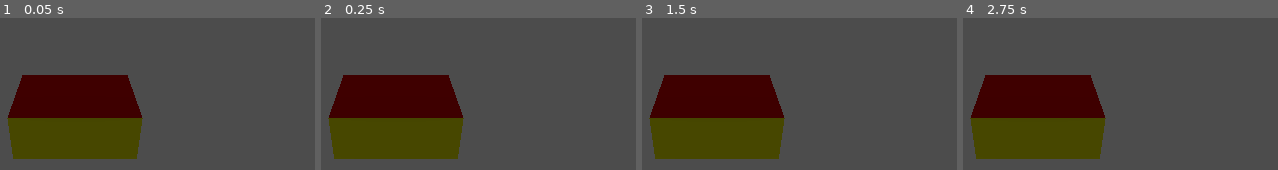
Above: before the commit, frames 1-4 (left to right).
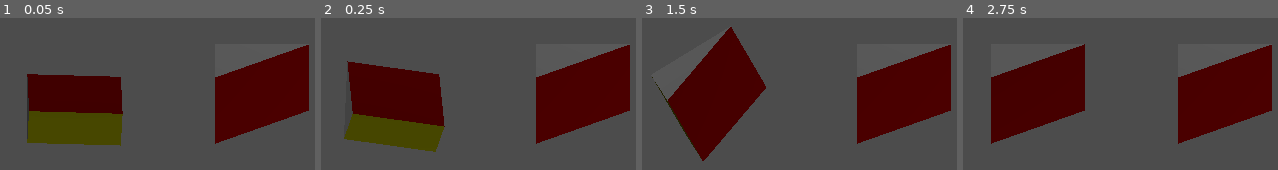
Above: after the commit, the same moments.

Repository: MB3hel/GodotAUVSim
Game: Godot game, scene res://pool.tscn
The game is run twice, just before and just after one commit, with the same random seed, the same clock (stepped at 60 frames per second) and the same inputs.
Inputs:
- Up to frame 1 (0.05 s): no input
- Up to frame 2 (0.25 s): no input
- Up to frame 3 (1.5 s): no input
- Up to frame 4 (2.75 s): no input

The runs differ from the first frame. In frame 1, 23% of the frame differs, in the area x 2-99%, y 17-93%; in frame 2, 23%; in frame 3, 31%, in the area x 2-99%, y 5-95%; in frame 4, 29%.

Commit message:
Add script to animate rotation

Diff:
--- a/main.gd
+++ /dev/null
@@ -1,30 +0,0 @@
-
-extends Node
-
-
-# Declare member variables here. Examples:
-# var a = 2
-# var b = "text"
-onready var obj = get_node("Object")
-
-
-func _ready():
-
-	var curr_x = 0
-	var curr_y = 90
-	var curr_z = 0
-
-	var target_x = 0
-	var target_y = 0
-	var target_z = 0
-
-	obj.rotate_z(curr_z * PI / 180.0)
-	obj.rotate_y(curr_y * PI / 180.0)
-	obj.rotate_x(curr_x * PI / 180.0)
-
-	var q_curr = Quat(obj.rotation)
-	var q_target = Quat(Vector3(target_x, target_y, target_z))
-
-	var q_rot = q_target * q_curr.inverse()
-
-	print(q_rot)
--- a/pool.tscn
+++ b/pool.tscn
@@ -1,10 +1,11 @@
-[gd_scene load_steps=7 format=2]
+[gd_scene load_steps=8 format=2]
 
 [ext_resource path="res://objects/mat_4.material" type="Material" id=1]
 [ext_resource path="res://objects/mat_2.material" type="Material" id=2]
 [ext_resource path="res://objects/mat_3.material" type="Material" id=3]
 [ext_resource path="res://objects/mat_1.material" type="Material" id=4]
 [ext_resource path="res://objects/mat_0.material" type="Material" id=5]
+[ext_resource path="res://robot.gd" type="Script" id=6]
 
 [sub_resource type="ArrayMesh" id=1]
 resource_name = "temp-RealBody_RealBody"
@@ -75,13 +76,23 @@
 transform = Transform( 1, 0, 0, 0, 0.707107, -0.707107, 0, 0.707107, 0.707107, 0, -3, 3 )
 
 [node name="Camera" type="Camera" parent="Camera+Light"]
+projection = 1
 fov = 50.0
+size = 5.0
 
 [node name="DirectionalLight" type="DirectionalLight" parent="Camera+Light"]
 
 [node name="Robot" type="Spatial" parent="."]
+script = ExtResource( 6 )
 
 [node name="RobotBody" type="MeshInstance" parent="Robot"]
 transform = Transform( 4.37114e-06, -100, -8.74228e-06, -100, -4.37114e-06, 0, -3.82137e-13, 8.74228e-06, -100, 0, 0, 0 )
 mesh = SubResource( 1 )
 skeleton = NodePath("../..")
+
+[node name="RefRobot" type="Spatial" parent="."]
+transform = Transform( 1, 0, 0, 0, 1, 0, 0, 0, 1, 2, 0, 0 )
+
+[node name="RobotBody" type="MeshInstance" parent="RefRobot"]
+transform = Transform( 4.37114e-06, -100, -8.74228e-06, -100, -4.37114e-06, 0, -3.82137e-13, 8.74228e-06, -100, 0, 0, 0 )
+mesh = SubResource( 1 )
--- /dev/null
+++ b/robot.gd
@@ -0,0 +1,45 @@
+extends Spatial
+
+
+# Degrees per second for rotate animation
+const dps = 45.0;
+
+# Angle to rotate to
+const pitch = 90.0;				# About x
+const roll = 90.0;				# About y
+const yaw = 0.0;				# About z
+const target = Vector3(pitch, roll, yaw);
+
+func _ready():
+	var refrobot = get_parent().get_node("RefRobot")
+	refrobot.rotate_x(pitch * PI / 180.0);
+	refrobot.rotate_y(roll * PI / 180.0);
+	refrobot.rotate_z(yaw * PI / 180.0);
+
+func _process(delta):
+	# Get error in degrees (diff)
+	var curr = self.rotation_degrees;
+	var diff = target - curr;
+
+	# Determine "direction" of change (positive, negative, or zero)
+	var signs = Vector3(0, 0, 0);
+	if abs(diff.x) > 0.1:
+		signs.x = diff.x / abs(diff.x);
+	if abs(diff.y) > 0.1:
+		signs.y = diff.y / abs(diff.y);
+	if abs(diff.z) > 0.1:
+		signs.z = diff.z / abs(diff.z);
+
+	# Determine change in degrees based on speeds
+	var deg_change = signs * dps * delta;
+
+	# Don't overshoot
+	if abs(deg_change.x) > abs(diff.x):
+		deg_change.x = diff.x;
+	if abs(deg_change.y) > abs(diff.y):
+		deg_change.y = diff.y;
+	if abs(deg_change.z) > abs(diff.z):
+		deg_change.z = diff.z
+
+	var new = curr + deg_change;
+	self.rotation_degrees = new;
